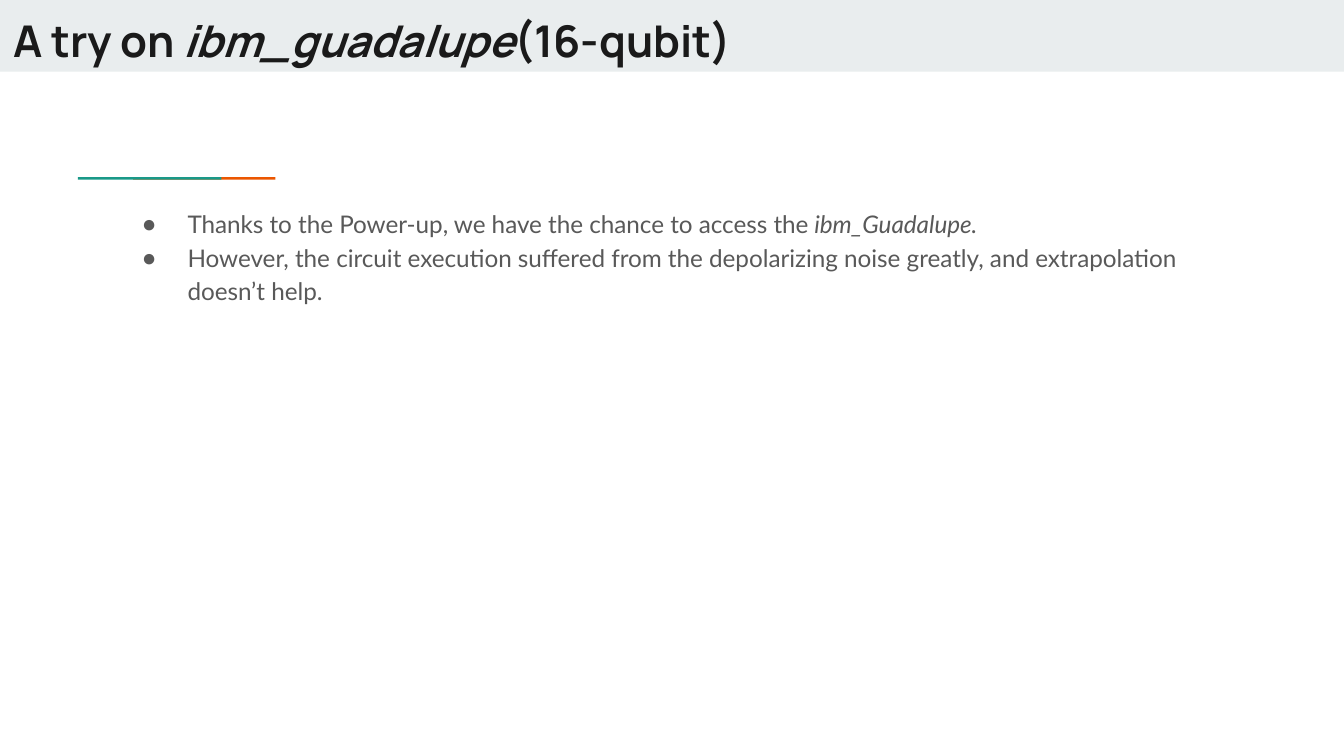
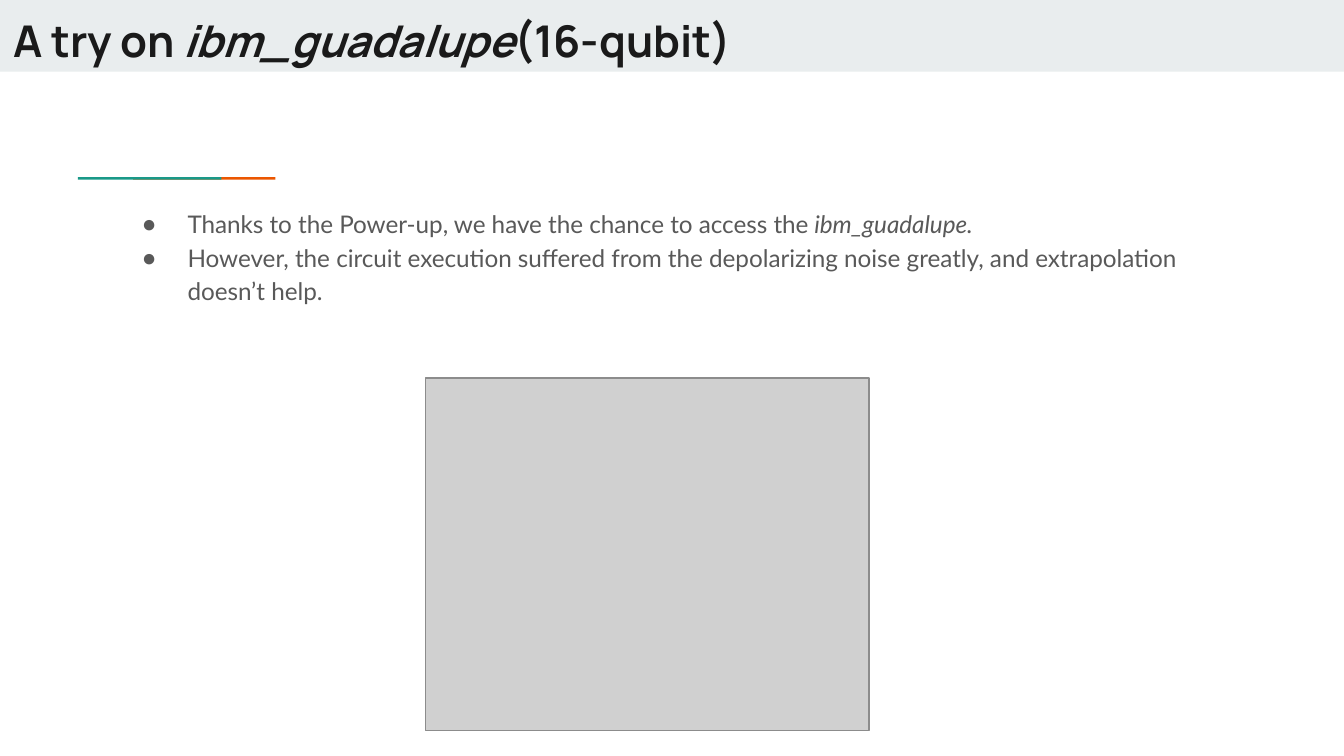
Before and after one commit to Dran-Z/QHack2023-SunnyDelft, a slide deck: slide 12 of QHack-SunnyDelft.pptx. Drawn at 1344x756 pixels with LibreOffice and Linux fonts; fonts in the diff are those of the drawing; grey boxes stand for pictures. Boxes give left, top, right and bottom in pixels: in the first picture for what was removed or moved away, otherwise in the second. Text is boxed around its words. In the diff, an @@ line names an element or a change of style, - is before the commit and + after.

```diff
--- a/QHack-SunnyDelft.pptx
+++ b/QHack-SunnyDelft.pptx
@@ text at box(188, 215, 973, 238): text changed @@
-● Thanks to the Power-up, we have the chance to access the ibm_Guadalupe.
+● Thanks to the Power-up, we have the chance to access the ibm_guadalupe.
@@ picture added at box(425, 378, 868, 730) @@
```
Also in this commit, not shown: 2 other slides changed, 2 other files.
